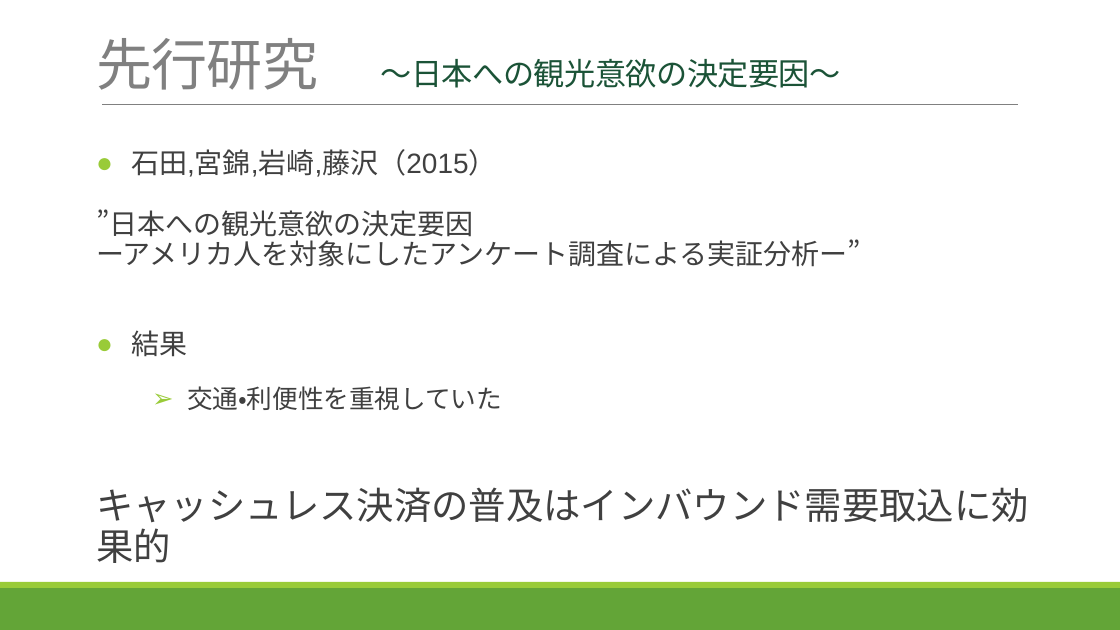
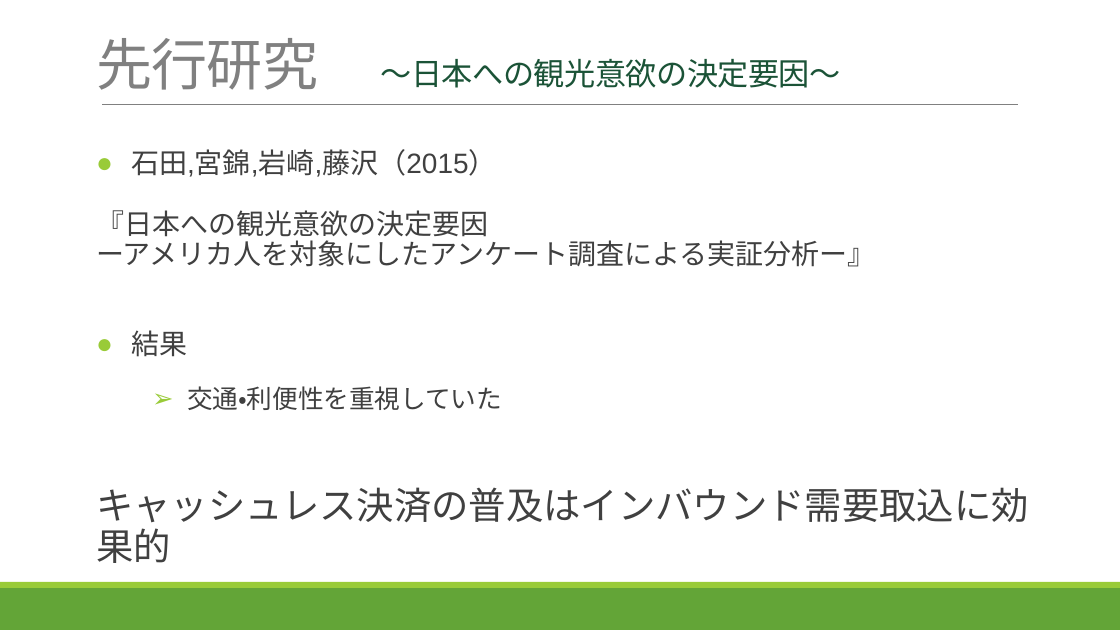
Before and after one commit to tth63425/jr_project, a slide deck: slide 10 of final_ver/最終版.pptx. Drawn at 1120x630 pixels with LibreOffice and Linux fonts; fonts in the diff are those of the drawing. Boxes give left, top, right and bottom in pixels: in the first picture for what was removed or moved away, otherwise in the second. Text is boxed around its words. In the diff, an @@ line names an element or a change of style, - is before the commit and + after.

```diff
--- a/final_ver/最終版.pptx
+++ b/final_ver/最終版.pptx
@@ text at [96,210,876,267]: text changed @@
-”日本への観光意欲の決定要因
-ーアメリカ人を対象にしたアンケート調査による実証分析ー”
+『日本への観光意欲の決定要因
+ーアメリカ人を対象にしたアンケート調査による実証分析ー』
```
Also in this commit, not shown: 2 other slides changed, 5 slides added, 1 slide removed, 11 other files.
